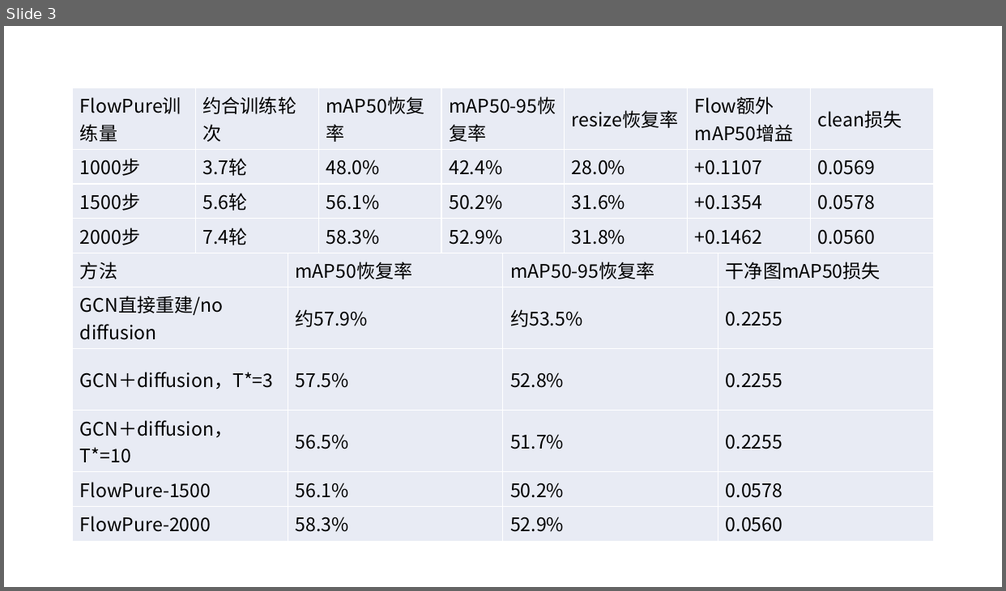
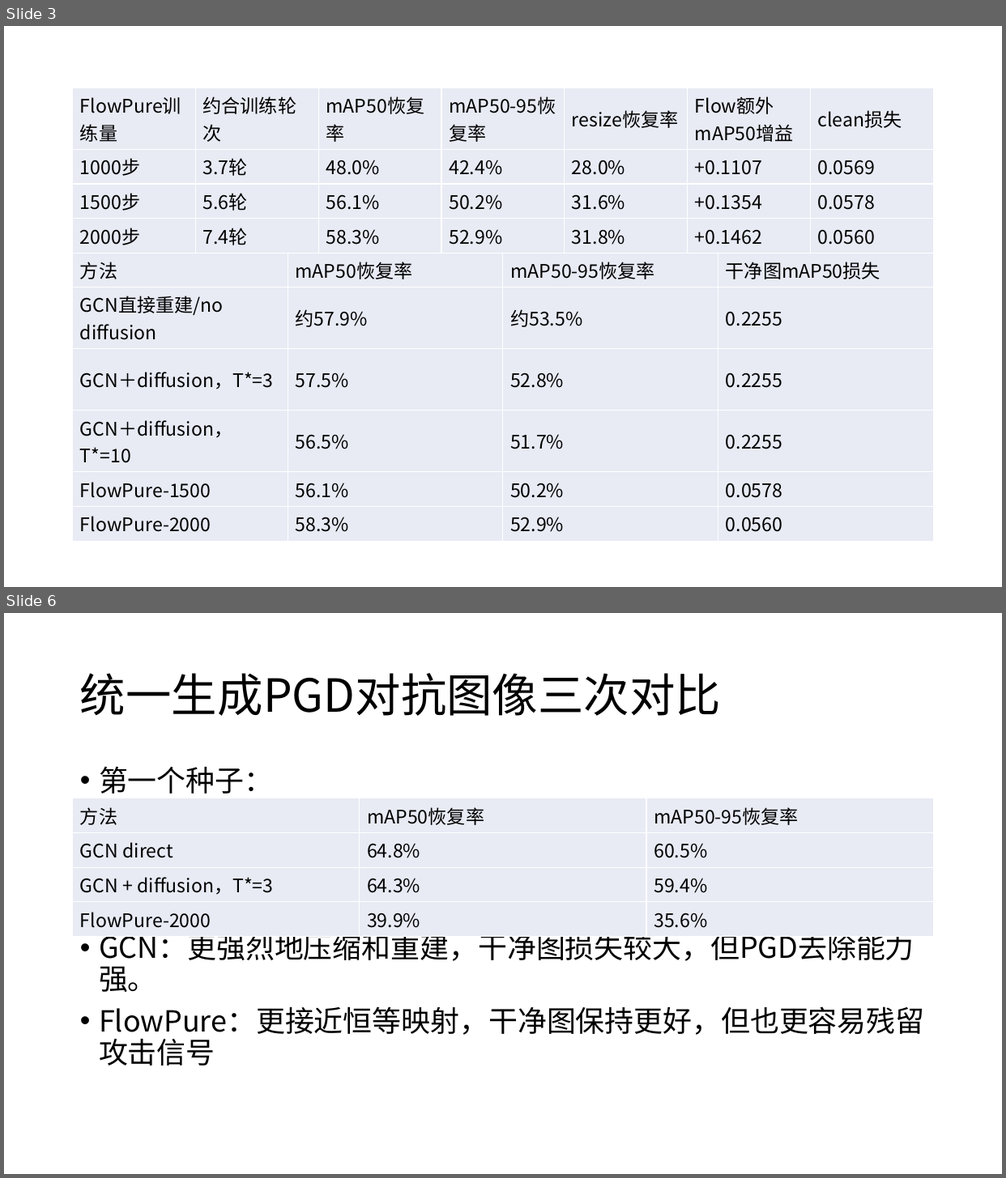
Before and after one commit to lulutianyi/CRIS, a slide deck: week_23.pptx. Shown one above the other, each under a label of ours: slide 3 before the commit, slides 3 and 6 after it; the slides between them are not shown. The pictures are 1006x591 and 1006x1178 pixels, drawn with LibreOffice and Linux fonts; fonts in the diff are those of the drawing. Boxes give left, top, right and bottom in pixels: in the first picture for what was removed or moved away, otherwise in the second. Text is boxed around its words. In the diff, an @@ line names an element or a change of style, - is before the commit and + after.

```diff
--- a/week_23.pptx
+++ b/week_23.pptx
@@ slide 6 added at (4,613,1002,1174), background #FFFFFF @@
@@ title added at (80,673,721,716), 44 pt, text #000000 @@
+统一生成PGD对抗图像三次对比
@@ text added at (99,766,924,1066), 28 pt, text #000000 @@
+• 第一个种子：
+• GCN：更强烈地压缩和重建，干净图损失较大，但PGD去除能力强。
+• FlowPure：更接近恒等映射，干净图保持更好，但也更容易残留攻击信号
@@ table added at (73,798,933,931), 4 rows, 3 columns @@
+方法 | mAP50恢复率 | mAP50-95恢复率
+GCN direct | 64.8% | 60.5%
+GCN + diffusion，T*=3 | 64.3% | 59.4%
+FlowPure-2000 | 39.9% | 35.6%
```
Also in this commit, not shown: 3 other slides added, 1 other file.
